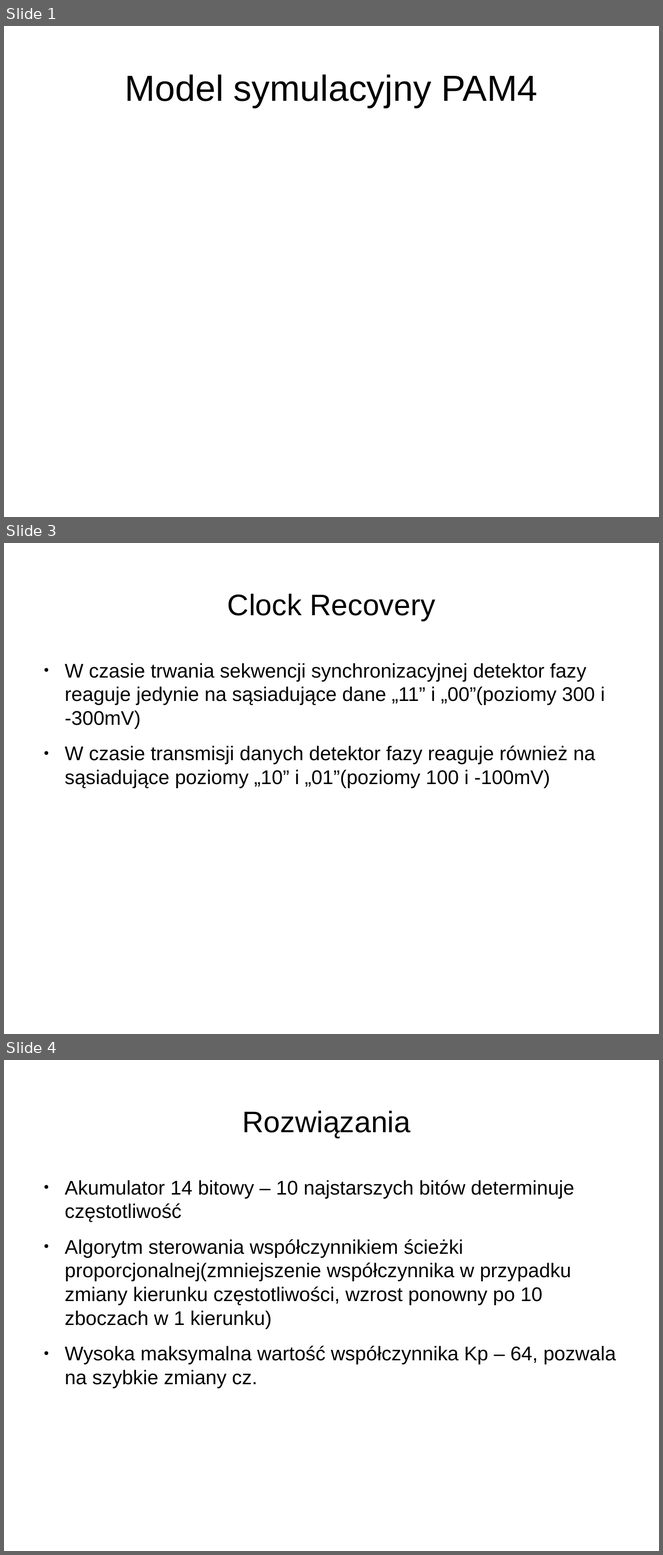
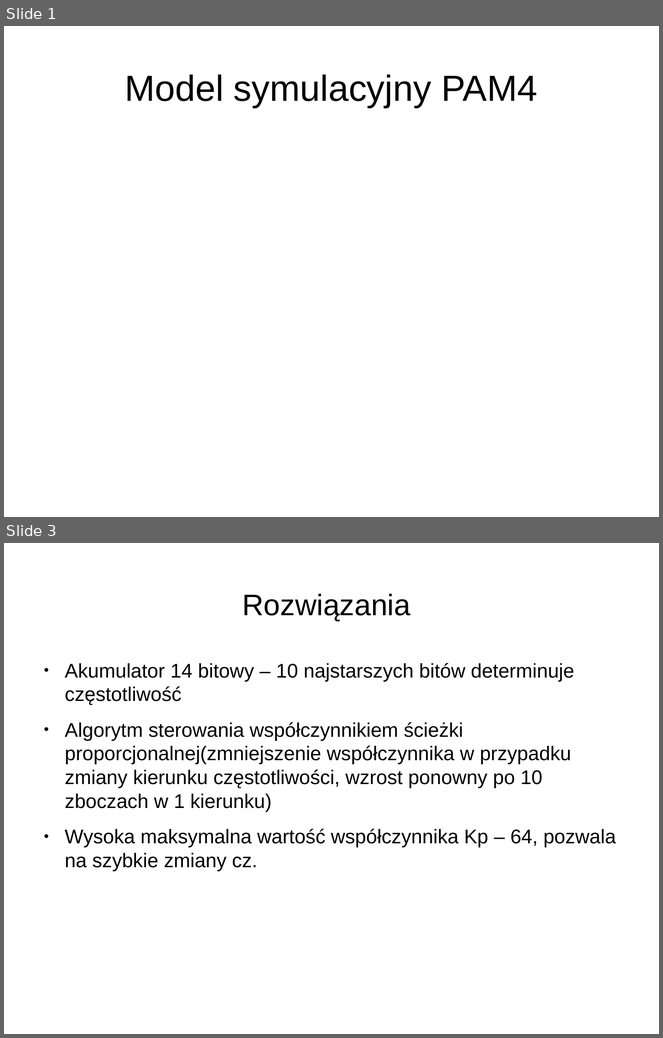
Before and after one commit to joannabp/ProjektSynopsys, a slide deck: Untitled 1.odp. Shown one above the other, each under a label of ours: slides 1, 3 and 4 before the commit, slides 1 and 3 after it; the slides between them are not shown. The pictures are 663x1555 and 663x1038 pixels, drawn with LibreOffice and Linux fonts; fonts in the diff are those of the drawing. Boxes give left, top, right and bottom in pixels: in the first picture for what was removed or moved away, otherwise in the second. Text is boxed around its words. In the diff, an @@ line names an element or a change of style, - is before the commit and + after.

```diff
--- a/Untitled 1.odp
+++ b/Untitled 1.odp
@@ slide 3 removed at [4,543,659,1034], background #FFFFFF @@
@@ title removed at [228,593,436,621] @@
-Clock Recovery
@@ text removed at [65,663,605,788] @@
-● W czasie trwania sekwencji synchronizacyjnej detektor fazy reaguje jedynie na sąsiadujące dane „11” i „00”(poziomy 300 i -300mV)
-● W czasie transmisji danych detektor fazy reaguje również na sąsiadujące poziomy „10” i „01”(poziomy 100 i -100mV)
@@ what was slide 4 is now slide 3 @@
```
Also in this commit, not shown: 7 slides changed, 1 other file.
